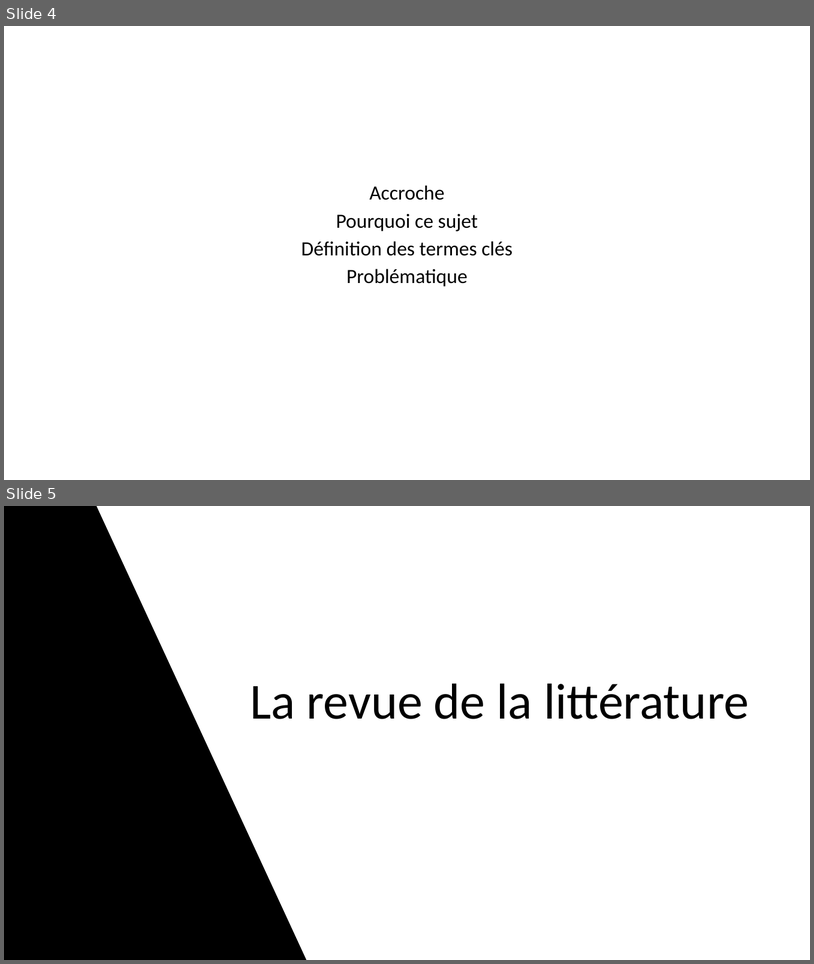
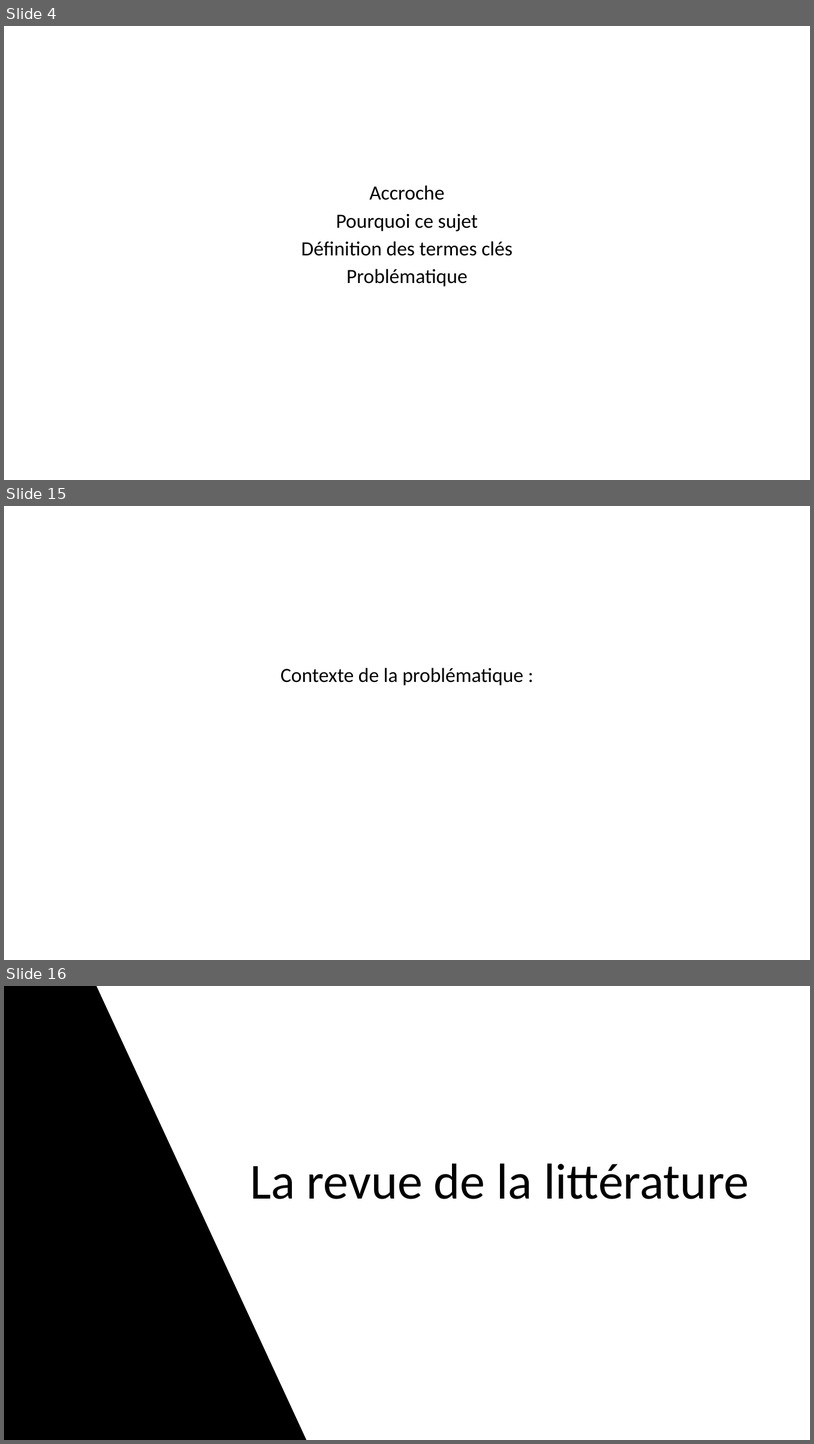
Before and after one commit to Jah-Say10/Master-Thesis-Omar-DIASSE, a slide deck: Presentation/Presentation Memoire.pptx. Shown one above the other, each under a label of ours: slides 4 and 5 before the commit, slides 4, 15 and 16 after it; the slides between them are not shown. The pictures are 814x964 and 814x1444 pixels, drawn with LibreOffice and Linux fonts; fonts in the diff are those of the drawing. Boxes give left, top, right and bottom in pixels: in the first picture for what was removed or moved away, otherwise in the second. Text is boxed around its words. In the diff, an @@ line names an element or a change of style, - is before the commit and + after.

```diff
--- a/Presentation/Presentation Memoire.pptx
+++ b/Presentation/Presentation Memoire.pptx
@@ slide 15 added at [4, 506, 810, 960], background #FFFFFF @@
@@ subtitle added at [281, 667, 524, 685], 24 pt, text #000000 @@
+Contexte de la problématique :
@@ what was slide 5 is now slide 16 @@
```
Also in this commit, not shown: 4 slides changed, 21 other slides added, 3 other files.
